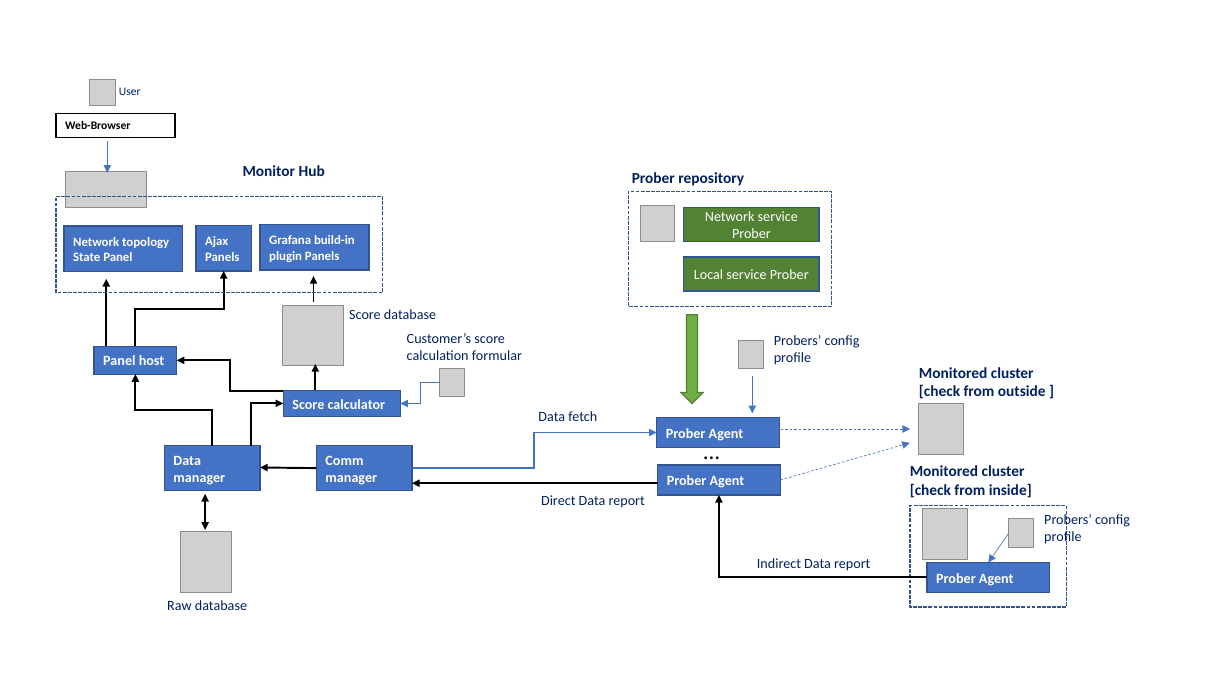
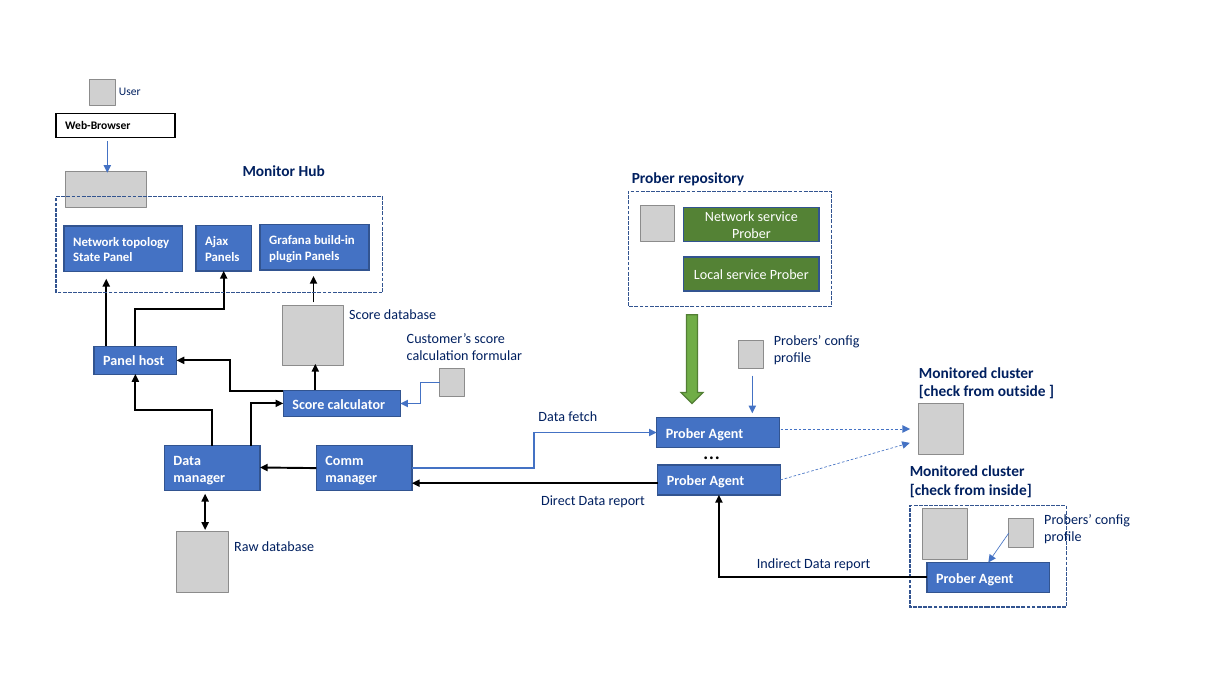
Before and after one commit to LiuYuancheng/Cluster_Service_Health_Monitor, a slide deck: slide 3 of doc/designDoc.pptx. Drawn at 1232x693 pixels with LibreOffice and Linux fonts; fonts in the diff are those of the drawing; grey boxes stand for pictures. Boxes give left, top, right and bottom in pixels: in the first picture for what was removed or moved away, otherwise in the second. Text is boxed around its words. In the diff, an @@ line names an element or a change of style, - is before the commit and + after.

```diff
--- a/doc/designDoc.pptx
+++ b/doc/designDoc.pptx
@@ picture: place and size @@
-picture at (180,531,232,592)
+picture at (177,531,228,592)
@@ text "Raw database": place and size @@
-text "Raw database" at (167,600,247,610)
+text "Raw database" at (234,541,314,551)
```
Also in this commit, not shown: 1 other slide changed, 2 other files.
